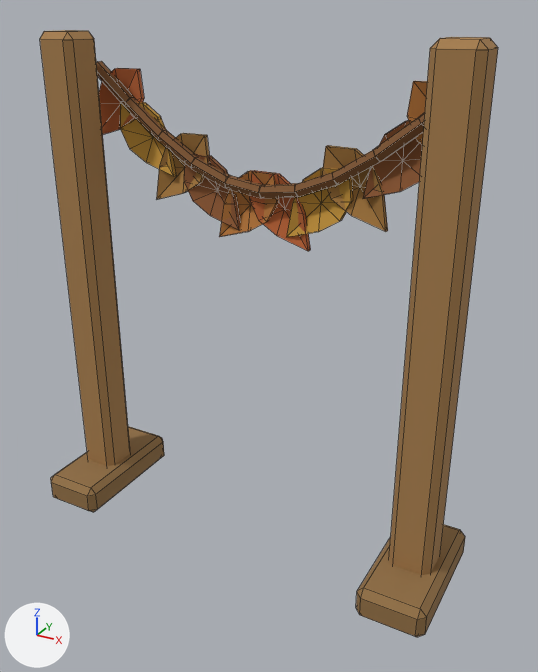
The Blender file assets/game-assets/AutumnGarland.blend as it was, and as the next commit left it.
One viewpoint serves both versions: a 50 mm camera at (0.618, -1.03, 0.934) aimed at (0.047, 0.008, 0.415). Arrows for +X, +Y and +Z are at lower left; the lights stay in place. The older version comes first. Mesh edges are drawn as thin lines.

The first picture shows 'AutumnGarland_Foliage', 'AutumnGarland_Support'.
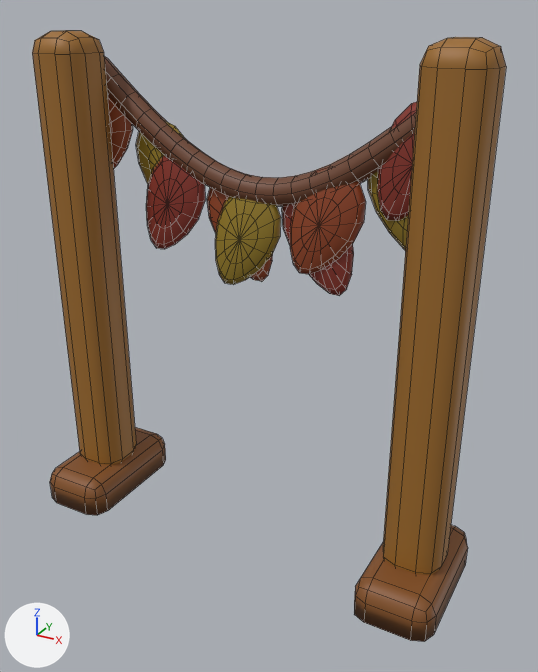
Diff of the bpy script that builds the scene:
```diff
--- a/assets/game-assets/AutumnGarland.blend.py
+++ b/assets/game-assets/AutumnGarland.blend.py
@@ me_autumngarland_support @@
-me_autumngarland_support.from_pydata(...)  # 96 vertices, 104 faces; spans x -0.4..0.4, y -0.125..0.125, z 0.0..0.9
+me_autumngarland_support.from_pydata(...)  # 192 vertices, 176 faces; spans x -0.41..0.41, y -0.125..0.125, z 0.0..0.9
+# me_autumngarland_support part 1: the loose piece of 24 vertices spanning x -0.4..-0.28, y -0.125..0.125, z 0.0..0.06 is rebuilt with 40 vertices and now spans x -0.41..-0.27, y -0.125..0.125, z 0.0..0.07
+# me_autumngarland_support part 2: the loose piece of 24 vertices spanning x -0.377..-0.303, y -0.038..0.038, z 0.0..0.9 is rebuilt with 56 vertices and now spans x -0.392..-0.288, y -0.052..0.052, z 0.04..0.9
+# me_autumngarland_support part 3: the loose piece of 24 vertices spanning x 0.28..0.4, y -0.125..0.125, z 0.0..0.06 is rebuilt with 40 vertices and now spans x 0.27..0.41, y -0.125..0.125, z 0.0..0.07
+# me_autumngarland_support part 4: the loose piece of 24 vertices spanning x 0.303..0.377, y -0.038..0.038, z 0.0..0.9 is rebuilt with 56 vertices and now spans x 0.288..0.392, y -0.052..0.052, z 0.04..0.9
+# me_autumngarland_support part 5: the surface is now shaded smooth
 me_autumngarland_support.materials.append(mat_material_autumnentrance_timber)
@@ me_autumngarland_foliage @@
-me_autumngarland_foliage.from_pydata(...)  # 300 vertices, 320 faces; spans x -0.361..0.361, y 0.058..0.097, z 0.557..0.848
+me_autumngarland_foliage.from_pydata(...)  # 924 vertices, 1056 faces; spans x -0.396..0.361, y 0.046..0.094, z 0.476..0.862
+# me_autumngarland_foliage part 6: the loose piece of 18 vertices spanning x -0.089..0.026, y 0.07..0.097, z 0.558..0.682 is rebuilt with 82 vertices and now spans x -0.116..0.019, y 0.058..0.094, z 0.487..0.673
+# me_autumngarland_foliage part 7: the loose piece of 18 vertices spanning x 0.047..0.162, y 0.07..0.097, z 0.576..0.7 is rebuilt with 82 vertices and now spans x 0.035..0.17, y 0.058..0.094, z 0.487..0.673
+# me_autumngarland_foliage part 8: the loose piece of 18 vertices spanning x -0.225..-0.11, y 0.07..0.097, z 0.61..0.734 is rebuilt with 82 vertices and now spans x -0.267..-0.133, y 0.058..0.094, z 0.571..0.757
+# me_autumngarland_foliage part 9: the loose piece of 18 vertices spanning x 0.183..0.298, y 0.07..0.097, z 0.658..0.782 is rebuilt with 82 vertices and now spans x 0.186..0.321, y 0.058..0.094, z 0.571..0.757
+# me_autumngarland_foliage part 10: a new loose piece of 186 vertices spanning x -0.361..0.361, y 0.046..0.094, z 0.626..0.862, in mat_material_autumnentrance_leaves
+# me_autumngarland_foliage part 11: a new loose piece of 82 vertices spanning x -0.396..-0.262, y 0.046..0.082, z 0.633..0.819, in mat_material_autumnentrance_leaves
+# me_autumngarland_foliage part 12: a new loose piece of 82 vertices spanning x -0.245..-0.111, y 0.046..0.082, z 0.52..0.706, in mat_material_autumnentrance_leaves
+# me_autumngarland_foliage part 13: a new loose piece of 82 vertices spanning x -0.094..0.04, y 0.046..0.082, z 0.476..0.662, in mat_material_autumnentrance_leaves
+# me_autumngarland_foliage part 14: a new loose piece of 82 vertices spanning x 0.057..0.192, y 0.046..0.082, z 0.52..0.706, in mat_material_autumnentrance_leaves
+# me_autumngarland_foliage part 15: a new loose piece of 82 vertices spanning x 0.208..0.343, y 0.046..0.082, z 0.633..0.819, in mat_material_autumnentrance_leaves
+# me_autumngarland_foliage part 16: the loose piece of 12 vertices spanning x -0.001..0.069, y 0.058..0.082, z 0.64..0.67 is deleted
+# me_autumngarland_foliage part 17: 216 vertices removed from x -0.361..0.361, y 0.058..0.097, z 0.557..0.848
+# me_autumngarland_foliage part 18: the surface is now shaded smooth
 me_autumngarland_foliage.materials.append(mat_material_autumnentrance_leaves)
```

Pixel boxes [x1, y1, x2, y2] of what changed, in the pictures (538 x 672 px):
'AutumnGarland_Support', reshaped
    before: [40, 30, 498, 637]
    after: [32, 30, 506, 642]
'AutumnGarland_Foliage', reshaped
    before: [96, 61, 427, 251]
    after: [104, 56, 417, 296]
part 1 of me_autumngarland_support, rebuilt
    before: [51, 426, 164, 513]
    after: [50, 427, 166, 515]
part 2 of me_autumngarland_support, rebuilt (15% wider)
    before: [40, 30, 130, 466]
    after: [32, 30, 136, 465]
part 3 of me_autumngarland_support, rebuilt
    before: [356, 524, 465, 637]
    after: [354, 525, 468, 642]
part 4 of me_autumngarland_support, rebuilt (13% wider)
    before: [389, 37, 498, 575]
    after: [383, 37, 506, 575]
part 6 of me_autumngarland_foliage, rebuilt
    before: [219, 170, 279, 237]
    after: [207, 187, 273, 281]
part 7 of me_autumngarland_foliage, rebuilt
    before: [287, 167, 353, 237]
    after: [282, 204, 354, 296]
part 8 of me_autumngarland_foliage, rebuilt
    before: [157, 133, 209, 199]
    after: [136, 121, 185, 183]
part 9 of me_autumngarland_foliage, rebuilt
    before: [363, 121, 422, 199]
    after: [368, 172, 408, 251]
part 10 of me_autumngarland_foliage, added (brown)
    after: [104, 56, 416, 206]
part 11 of me_autumngarland_foliage, added (brown)
    after: [108, 97, 133, 169]
part 12 of me_autumngarland_foliage, added (red)
    after: [146, 156, 205, 249]
part 13 of me_autumngarland_foliage, added (yellow)
    after: [215, 196, 281, 285]
part 14 of me_autumngarland_foliage, added (brown)
    after: [290, 167, 366, 274]
part 15 of me_autumngarland_foliage, added (red)
    after: [377, 102, 417, 221]
part 16 of me_autumngarland_foliage, deleted (brown)
    before: [259, 183, 298, 198]
part 17 of me_autumngarland_foliage, deleted (brown)
    before: [96, 61, 427, 251]
